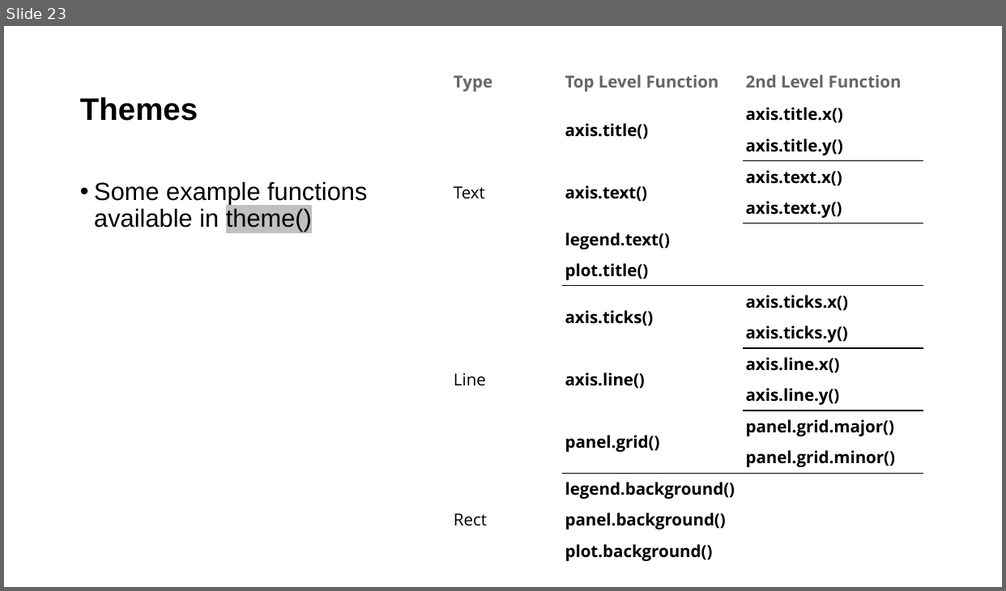
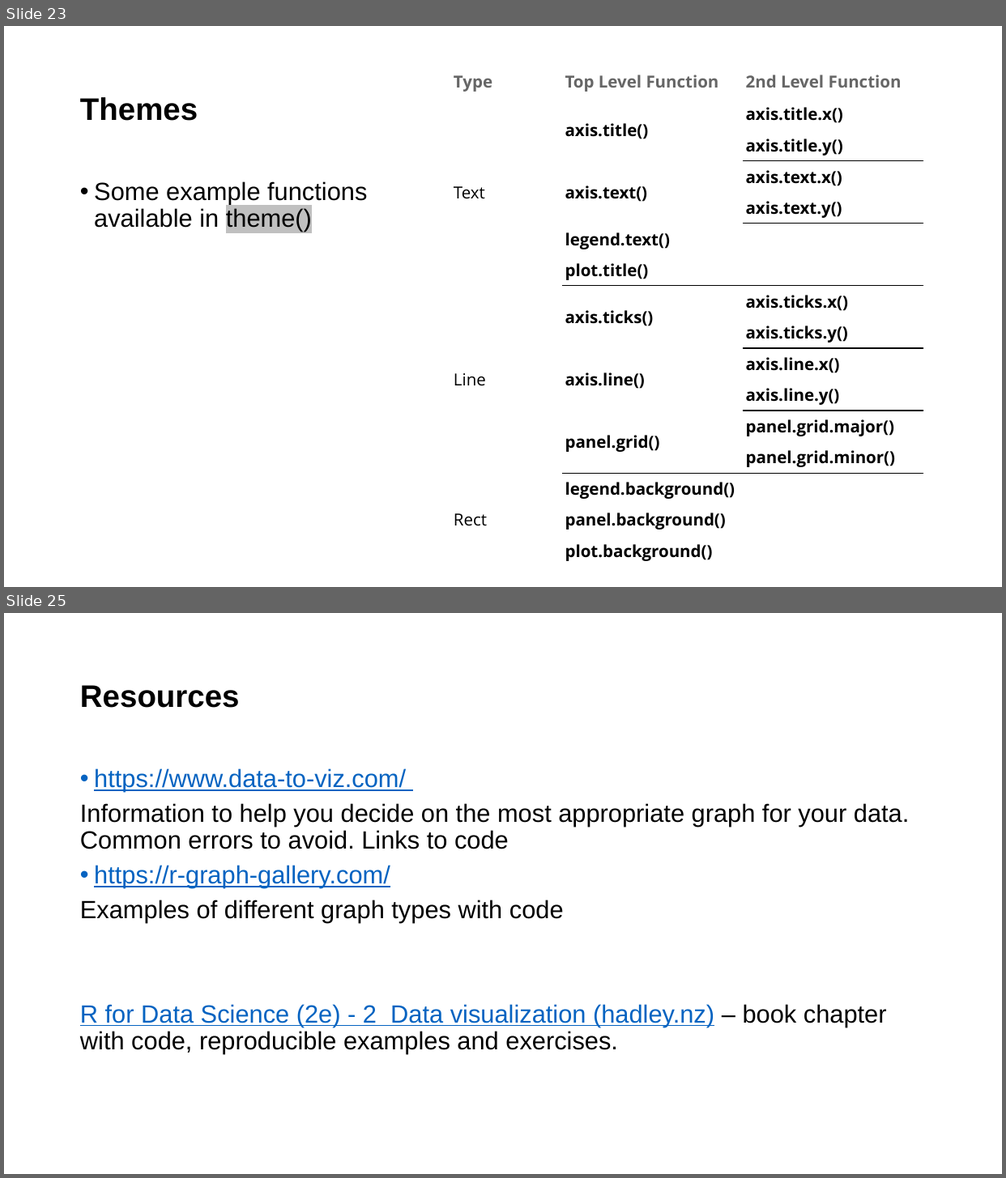
Before and after one commit to Public-Health-Scotland/ATI-ggplot-training, a slide deck: Introduction to ggplot.pptx. Shown one above the other, each under a label of ours: slide 23 before the commit, slides 23 and 25 after it; the slides between them are not shown. The pictures are 1006x591 and 1006x1178 pixels, drawn with LibreOffice and Linux fonts; fonts in the diff are those of the drawing; background and template pictures are left out. Boxes give left, top, right and bottom in pixels: in the first picture for what was removed or moved away, otherwise in the second. Text is boxed around its words. In the diff, an @@ line names an element or a change of style, - is before the commit and + after.

Commit message:
edit powerpoint to add resource links and correct a few missing titles, typos

```diff
--- a/Introduction to ggplot.pptx
+++ b/Introduction to ggplot.pptx
@@ slide 25 added at [4, 613, 1002, 1174], background picture (left out) @@
@@ title added at [80, 685, 240, 708], 30 pt, text #000000, bold @@
+Resources
@@ text added at [80, 769, 909, 1054], 24 pt, text #000000 @@
+• https://www.data-to-viz.com/
+Information to help you decide on the most appropriate graph for your data. Common errors to avoid. Links to code
+• https://r-graph-gallery.com/
+Examples of different graph types with code
+R for Data Science (2e) - 2 Data visualization (hadley.nz) – book chapter with code, reproducible examples and exercises.
```
Also in this commit, not shown: 3 slides changed.
